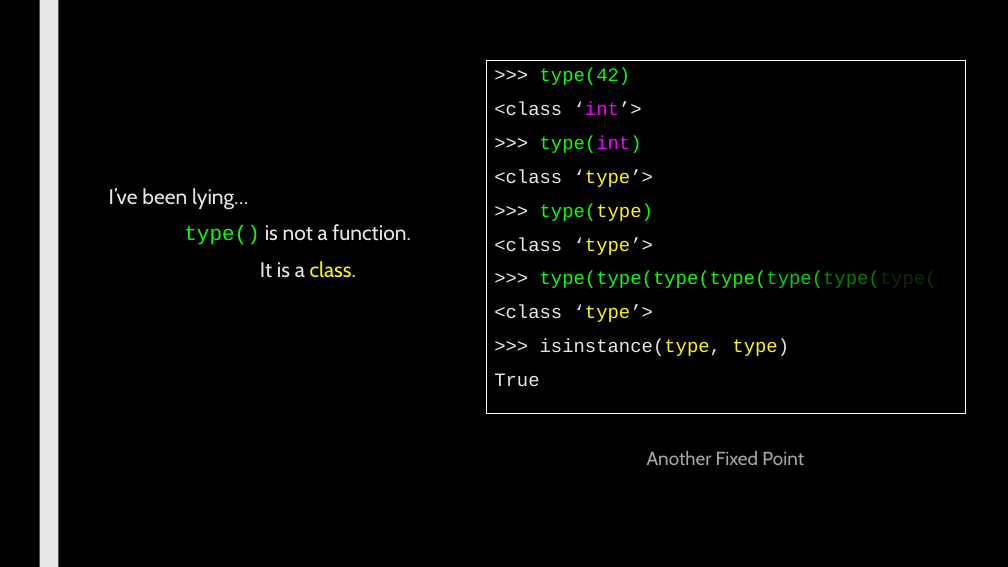
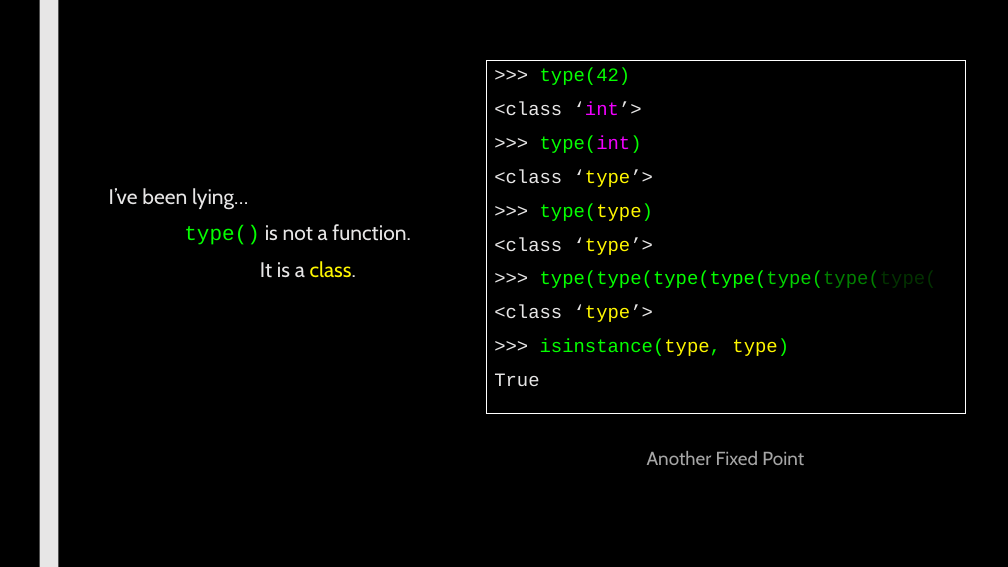
Before and after one commit to max7patek/metaprogramming, a slide deck: slide 7 of slides/05-Metaclasses.pptx (slide 5 before the commit). Drawn at 1008x567 pixels with LibreOffice and Linux fonts; fonts in the diff are those of the drawing. Boxes give left, top, right and bottom in pixels: in the first picture for what was removed or moved away, otherwise in the second. Text is boxed around its words. In the diff, an @@ line names an element or a change of style, - is before the commit and + after.

```diff
--- a/slides/05-Metaclasses.pptx
+++ b/slides/05-Metaclasses.pptx
@@ text in rectangle at [540,339,789,356]: text colour #E7E6E6 to #05FF00 in "isinstance(type, type)" @@
```
Also in this commit, not shown: 6 other slides changed, 2 slides added.
